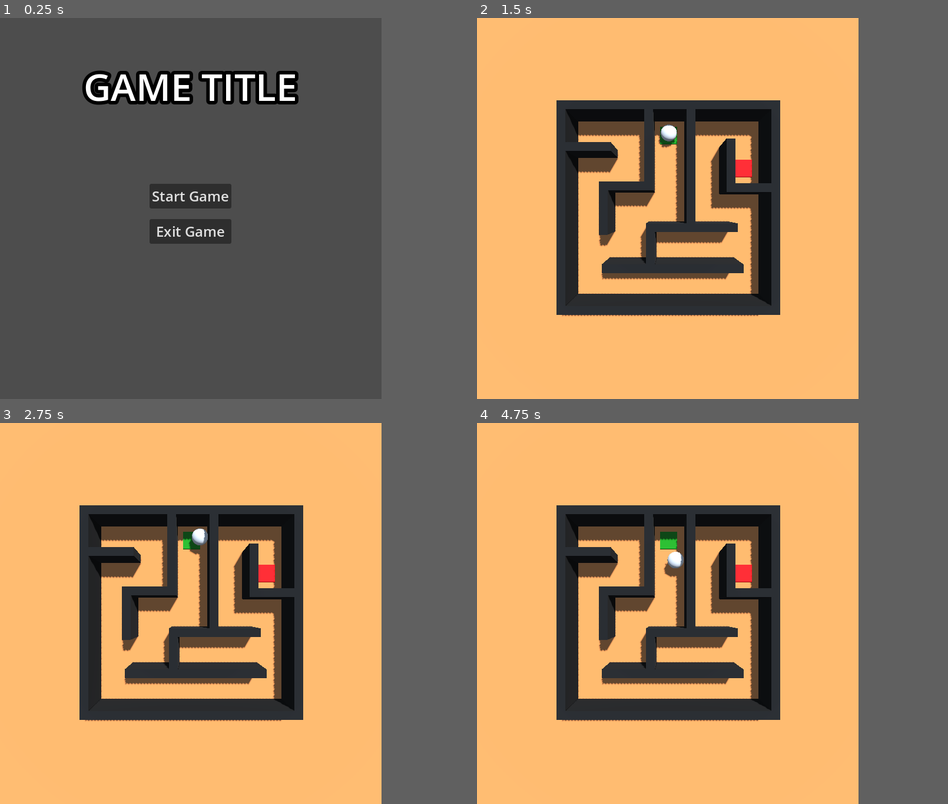
Above: before the commit, frames 1-4 (two rows, left to right).
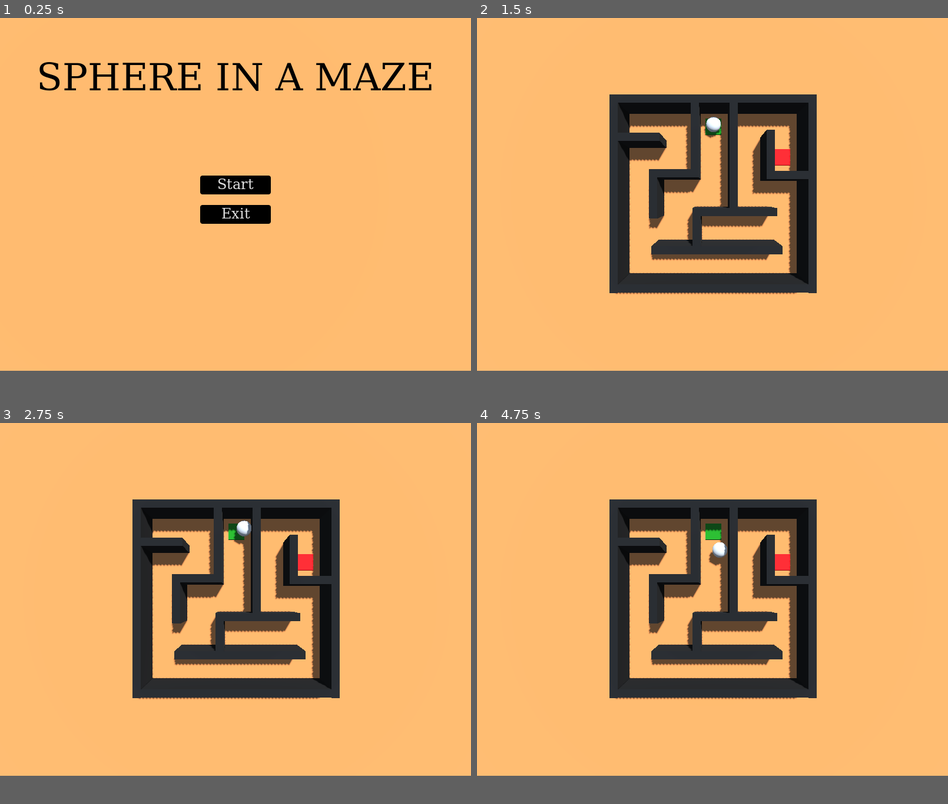
Above: after the commit, the same moments.

Repository: tautminas/sphere-in-a-maze
Game: Godot game, scene res://Menu/main_menu.tscn
Two runs of this game, one before a commit and one after it. Both use one fixed random seed, a clock stepped at 60 frames per second and the inputs below.
Inputs:
- Up to frame 1 (0.25 s): no input
- Up to frame 2 (1.5 s): click "Start Game" (after the commit: "Start") at 0.5 s; click "Level 1" at 1.25 s
- Up to frame 3 (2.75 s): tap Enter at 2 s; hold Right (right) from 2.03 s (still down); tap Space (jump) at 2.27 s
- Up to frame 4 (4.75 s): release Right (right) at 2.78 s; hold Down (down) 2.78-3.53 s; tap Space (jump) at 3.02, 4.25, 4.52 s; hold Right (right) 3.53-4.28 s; hold Up (up) from 4.28 s (still down)
The window is 648x648 before the commit and 800x600 after it. Grey fills any space a smaller window leaves; there, only what the larger window draws over its background counts as a difference.

The runs differ from the first frame. In frame 1, 75% of the frame differs, in the area x 0-92%, y 0-93%; in frame 2, 25%; in frame 3, 25%; in frame 4, 25%.

Commit message:
Change the style of UI

Diff:
--- a/Menu/level_selection.tscn
+++ b/Menu/level_selection.tscn
@@ -1,12 +1,25 @@
-[gd_scene load_steps=4 format=3 uid="uid://bs3o30w2jthrm"]
+[gd_scene load_steps=7 format=3 uid="uid://bs3o30w2jthrm"]
 
 [ext_resource type="Script" path="res://Menu/level_selection.gd" id="1_xxq8s"]
+[ext_resource type="Texture2D" uid="uid://yxbr0ghdt4ys" path="res://Menu/background.png" id="2_o1und"]
 
-[sub_resource type="SystemFont" id="SystemFont_0eseu"]
-font_names = PackedStringArray("Impact")
+[sub_resource type="SystemFont" id="SystemFont_gqbmd"]
+font_names = PackedStringArray("Monospace")
+
+[sub_resource type="StyleBoxFlat" id="StyleBoxFlat_m85da"]
+bg_color = Color(0, 0, 0, 1)
+border_color = Color(0.776471, 0.803922, 0.827451, 1)
+border_blend = true
+corner_radius_top_left = 4
+corner_radius_top_right = 4
+corner_radius_bottom_right = 4
+corner_radius_bottom_left = 4
+
+[sub_resource type="Theme" id="Theme_xaevc"]
+Button/styles/normal = SubResource("StyleBoxFlat_m85da")
 
 [sub_resource type="SystemFont" id="SystemFont_4jqoc"]
-font_names = PackedStringArray("Impact")
+font_names = PackedStringArray("Monospace")
 
 [node name="SelectionMenu" type="Control"]
 layout_mode = 3
@@ -34,6 +47,7 @@
 anchor_bottom = 1.0
 grow_horizontal = 2
 grow_vertical = 2
+texture = ExtResource("2_o1und")
 
 [node name="MarginContainer" type="MarginContainer" parent="."]
 layout_mode = 1
@@ -54,15 +68,15 @@
 [node name="Seperator" type="Control" parent="MarginContainer/VBoxContainer"]
 layout_mode = 2
 
-[node name="Label" type="Label" parent="MarginContainer/VBoxContainer"]
+[node name="Label2" type="Label" parent="MarginContainer/VBoxContainer"]
 layout_mode = 2
-theme_override_colors/font_outline_color = Color(0, 0, 0, 1)
-theme_override_constants/outline_size = 24
-theme_override_fonts/font = SubResource("SystemFont_0eseu")
+theme_override_colors/font_color = Color(0, 0, 0, 1)
+theme_override_fonts/font = SubResource("SystemFont_gqbmd")
 theme_override_font_sizes/font_size = 64
-text = "Select level"
+text = "SELECT LEVEL"
 horizontal_alignment = 1
 vertical_alignment = 1
+uppercase = true
 
 [node name="HBoxContainer" type="HBoxContainer" parent="MarginContainer"]
 layout_mode = 2
@@ -79,6 +93,7 @@
 [node name="Level1" type="Button" parent="MarginContainer/HBoxContainer/VBoxContainer"]
 custom_minimum_size = Vector2(120, 32)
 layout_mode = 2
+theme = SubResource("Theme_xaevc")
 theme_override_fonts/font = SubResource("SystemFont_4jqoc")
 theme_override_font_sizes/font_size = 24
 text = "Level 1"
@@ -86,6 +101,7 @@
 [node name="Level3" type="Button" parent="MarginContainer/HBoxContainer/VBoxContainer"]
 custom_minimum_size = Vector2(120, 32)
 layout_mode = 2
+theme = SubResource("Theme_xaevc")
 theme_override_fonts/font = SubResource("SystemFont_4jqoc")
 theme_override_font_sizes/font_size = 24
 text = "Level 3"
@@ -93,6 +109,7 @@
 [node name="Level5" type="Button" parent="MarginContainer/HBoxContainer/VBoxContainer"]
 custom_minimum_size = Vector2(120, 32)
 layout_mode = 2
+theme = SubResource("Theme_xaevc")
 theme_override_fonts/font = SubResource("SystemFont_4jqoc")
 theme_override_font_sizes/font_size = 24
 text = "Level 5"
@@ -100,6 +117,7 @@
 [node name="Level7" type="Button" parent="MarginContainer/HBoxContainer/VBoxContainer"]
 custom_minimum_size = Vector2(120, 32)
 layout_mode = 2
+theme = SubResource("Theme_xaevc")
 theme_override_fonts/font = SubResource("SystemFont_4jqoc")
 theme_override_font_sizes/font_size = 24
 text = "Level 7"
@@ -107,6 +125,7 @@
 [node name="Level9" type="Button" parent="MarginContainer/HBoxContainer/VBoxContainer"]
 custom_minimum_size = Vector2(120, 32)
 layout_mode = 2
+theme = SubResource("Theme_xaevc")
 theme_override_fonts/font = SubResource("SystemFont_4jqoc")
 theme_override_font_sizes/font_size = 24
 text = "Level 9"
@@ -122,6 +141,7 @@
 [node name="Level2" type="Button" parent="MarginContainer/HBoxContainer/VBoxContainer2"]
 custom_minimum_size = Vector2(120, 32)
 layout_mode = 2
+theme = SubResource("Theme_xaevc")
 theme_override_fonts/font = SubResource("SystemFont_4jqoc")
 theme_override_font_sizes/font_size = 24
 text = "Level 2"
@@ -129,6 +149,7 @@
 [node name="Level4" type="Button" parent="MarginContainer/HBoxContainer/VBoxContainer2"]
 custom_minimum_size = Vector2(120, 32)
 layout_mode = 2
+theme = SubResource("Theme_xaevc")
 theme_override_fonts/font = SubResource("SystemFont_4jqoc")
 theme_override_font_sizes/font_size = 24
 text = "Level 4"
@@ -136,6 +157,7 @@
 [node name="Level6" type="Button" parent="MarginContainer/HBoxContainer/VBoxContainer2"]
 custom_minimum_size = Vector2(120, 32)
 layout_mode = 2
+theme = SubResource("Theme_xaevc")
 theme_override_fonts/font = SubResource("SystemFont_4jqoc")
 theme_override_font_sizes/font_size = 24
 text = "Level 6"
@@ -143,6 +165,7 @@
 [node name="Level8" type="Button" parent="MarginContainer/HBoxContainer/VBoxContainer2"]
 custom_minimum_size = Vector2(120, 32)
 layout_mode = 2
+theme = SubResource("Theme_xaevc")
 theme_override_fonts/font = SubResource("SystemFont_4jqoc")
 theme_override_font_sizes/font_size = 24
 text = "Level 8"
@@ -150,6 +173,7 @@
 [node name="Level10" type="Button" parent="MarginContainer/HBoxContainer/VBoxContainer2"]
 custom_minimum_size = Vector2(120, 32)
 layout_mode = 2
+theme = SubResource("Theme_xaevc")
 theme_override_fonts/font = SubResource("SystemFont_4jqoc")
 theme_override_font_sizes/font_size = 24
 text = "Level 10"
--- a/Menu/main_menu.tscn
+++ b/Menu/main_menu.tscn
@@ -1,12 +1,25 @@
-[gd_scene load_steps=4 format=3 uid="uid://4o0wlfctgyv4"]
+[gd_scene load_steps=7 format=3 uid="uid://4o0wlfctgyv4"]
 
 [ext_resource type="Script" path="res://Menu/main_menu.gd" id="1_pg7lq"]
+[ext_resource type="Texture2D" uid="uid://yxbr0ghdt4ys" path="res://Menu/background.png" id="2_mryto"]
 
 [sub_resource type="SystemFont" id="SystemFont_0eseu"]
-font_names = PackedStringArray("Impact")
+font_names = PackedStringArray("Monospace")
+
+[sub_resource type="StyleBoxFlat" id="StyleBoxFlat_m85da"]
+bg_color = Color(0, 0, 0, 1)
+border_color = Color(0.776471, 0.803922, 0.827451, 1)
+border_blend = true
+corner_radius_top_left = 4
+corner_radius_top_right = 4
+corner_radius_bottom_right = 4
+corner_radius_bottom_left = 4
+
+[sub_resource type="Theme" id="Theme_xaevc"]
+Button/styles/normal = SubResource("StyleBoxFlat_m85da")
 
 [sub_resource type="SystemFont" id="SystemFont_4jqoc"]
-font_names = PackedStringArray("Impact")
+font_names = PackedStringArray("Monospace")
 
 [node name="MainMenu" type="Control"]
 layout_mode = 3
@@ -25,6 +38,8 @@
 anchor_bottom = 1.0
 grow_horizontal = 2
 grow_vertical = 2
+texture = ExtResource("2_mryto")
+flip_h = true
 
 [node name="MarginContainer" type="MarginContainer" parent="."]
 layout_mode = 1
@@ -47,13 +62,13 @@
 
 [node name="Label" type="Label" parent="MarginContainer/VBoxContainer"]
 layout_mode = 2
-theme_override_colors/font_outline_color = Color(0, 0, 0, 1)
-theme_override_constants/outline_size = 24
+theme_override_colors/font_color = Color(0, 0, 0, 1)
 theme_override_fonts/font = SubResource("SystemFont_0eseu")
 theme_override_font_sizes/font_size = 64
-text = "GAME TITLE"
+text = "SPHERE IN A MAZE"
 horizontal_alignment = 1
 vertical_alignment = 1
+uppercase = true
 
 [node name="HBoxContainer" type="HBoxContainer" parent="MarginContainer"]
 layout_mode = 2
@@ -70,13 +85,15 @@
 [node name="StartButton" type="Button" parent="MarginContainer/HBoxContainer/VBoxContainer"]
 custom_minimum_size = Vector2(120, 32)
 layout_mode = 2
+theme = SubResource("Theme_xaevc")
 theme_override_fonts/font = SubResource("SystemFont_4jqoc")
 theme_override_font_sizes/font_size = 24
-text = "Start Game"
+text = "Start"
 
 [node name="ExitButton" type="Button" parent="MarginContainer/HBoxContainer/VBoxContainer"]
 custom_minimum_size = Vector2(120, 32)
 layout_mode = 2
+theme = SubResource("Theme_xaevc")
 theme_override_fonts/font = SubResource("SystemFont_4jqoc")
 theme_override_font_sizes/font_size = 24
-text = "Exit Game"
+text = "Exit"
--- a/project.godot
+++ b/project.godot
@@ -17,7 +17,8 @@
 
 [display]
 
-window/size/viewport_width=648
+window/size/viewport_width=800
+window/size/viewport_height=600
 
 [input]
 
Binary file added: Menu/background.png
Not shown, added: Menu/background.png.import
